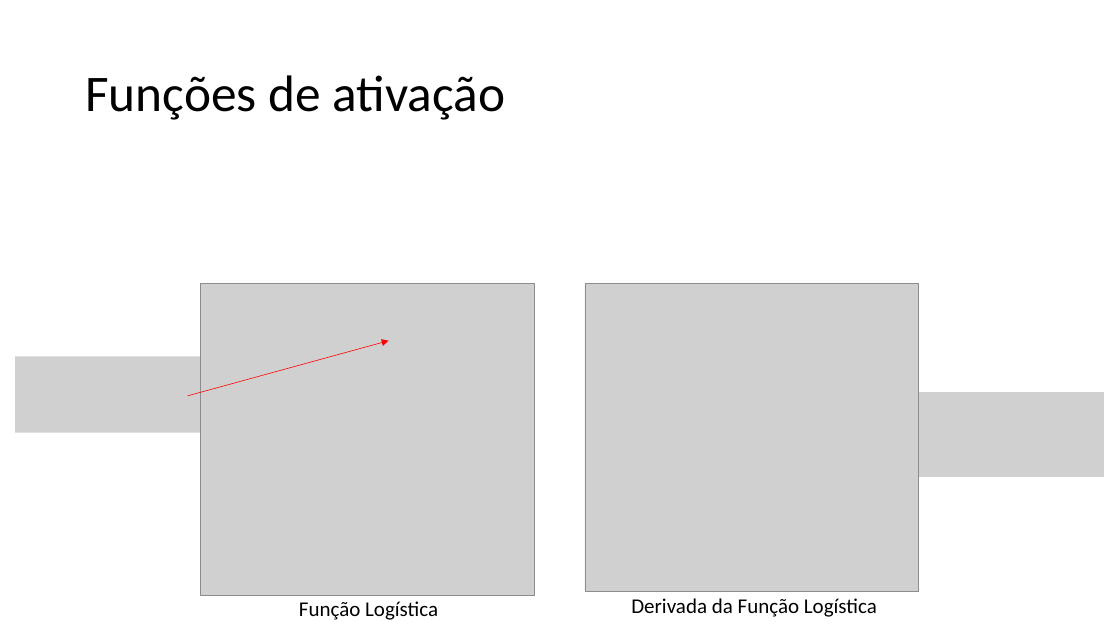
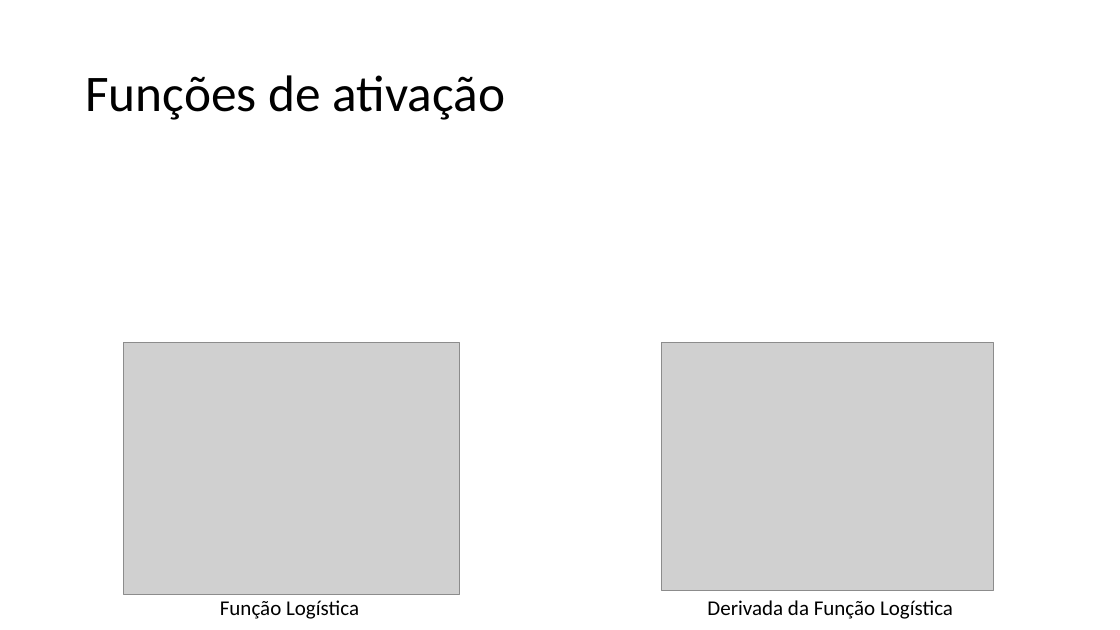
Before and after one commit to zz4fap/t320_aprendizado_de_maquina, a slide deck: slide 8 of slides/T320_Redes_Neurais_Artificiais (Parte II).pptx. Drawn at 1120x630 pixels with LibreOffice and Linux fonts; fonts in the diff are those of the drawing; grey boxes stand for pictures. Boxes give left, top, right and bottom in pixels: in the first picture for what was removed or moved away, otherwise in the second. Text is boxed around its words. In the diff, an @@ line names an element or a change of style, - is before the commit and + after.

```diff
--- a/slides/T320_Redes_Neurais_Artificiais (Parte II).pptx
+++ b/slides/T320_Redes_Neurais_Artificiais (Parte II).pptx
@@ picture removed at (15,356,202,433) @@
@@ picture: place and size @@
-picture at (201,283,534,596)
+picture at (124,343,460,595)
@@ arrow removed from (187, 396) to (389, 341) @@
@@ picture: place and size @@
-picture at (585,283,918,591)
+picture at (662,343,993,592)
@@ picture removed at (919,392,1104,477) @@
@@ text "Função Logística": place and size @@
-text "Função Logística" at (299,601,438,620)
+text "Função Logística" at (220,600,359,619)
@@ text "Derivada da Função Logística": place and size @@
-text "Derivada da Função Logística" at (631,598,877,617)
+text "Derivada da Função Logística" at (707,600,953,619)
```
Also in this commit, not shown: 6 other slides changed, 1 slide added, 4 other files.
